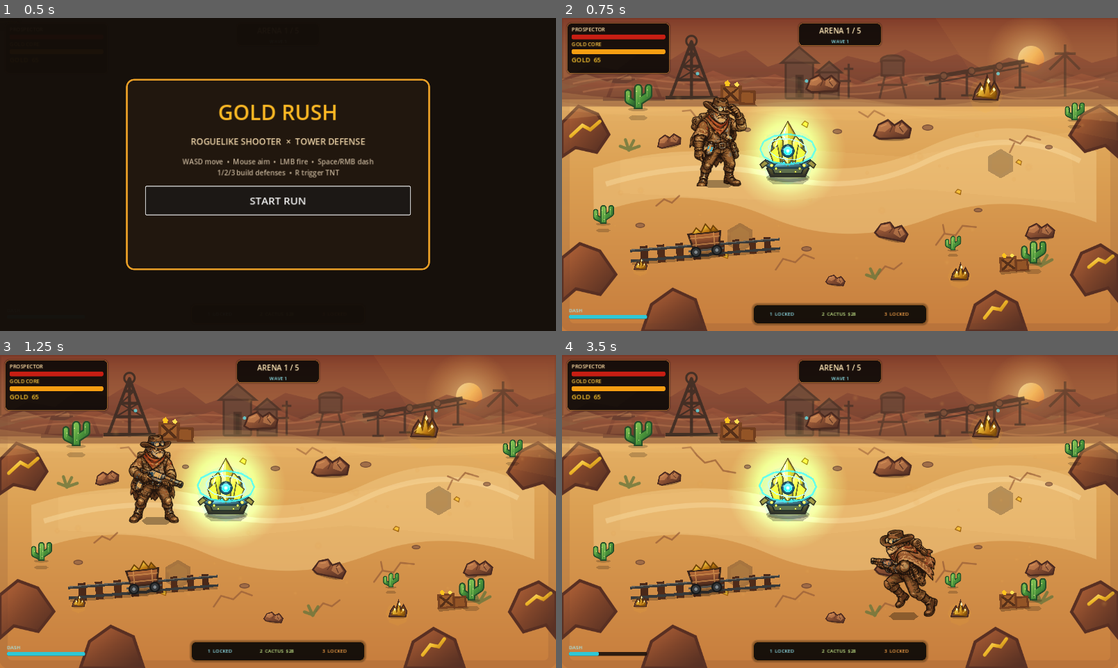
Above: before the commit, frames 1-4 (two rows, left to right).
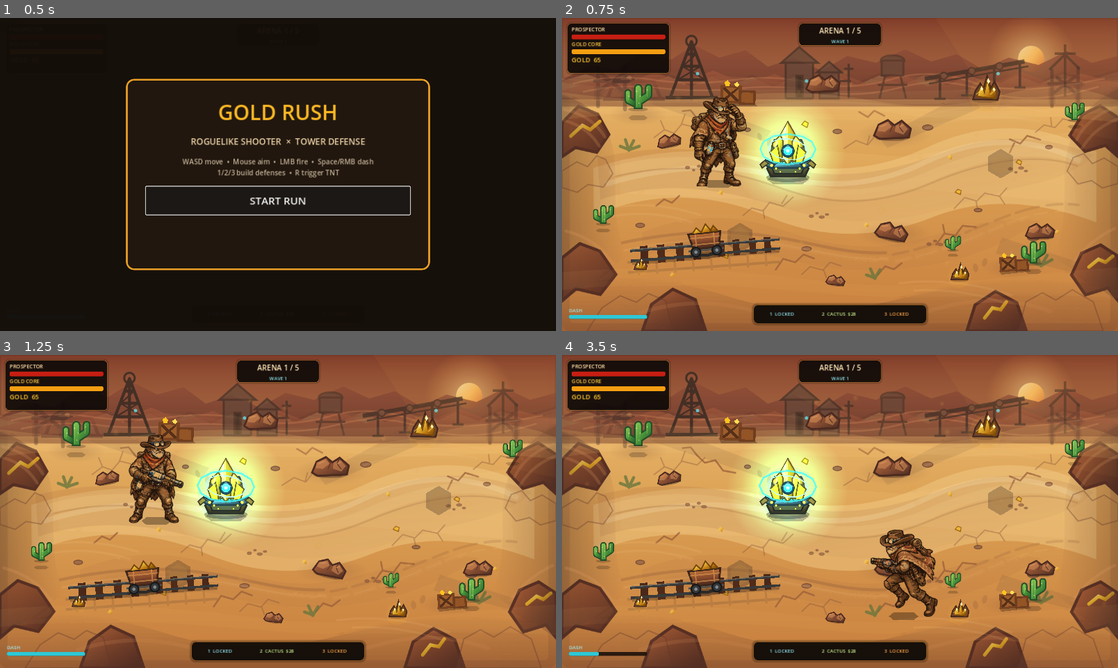
Above: after the commit, the same moments.

Repository: motomotoo1997-art/monster-quest
Game: Godot game, scene res://scenes/main/Main.tscn
Same seed, same stepped clock (60 frames per second), same inputs: the game is played once before the commit and once after it.
Inputs (mouse positions are in pixels of both pictures, inside the frame that each line leads up to):
- Up to frame 1 (0.5 s): no input
- Up to frame 2 (0.75 s): click "START RUN" at 0.5 s
- Up to frame 3 (1.25 s): no input
- Up to frame 4 (3.5 s): tap Enter at 1.25 s; move the mouse to (962, 495) at 1.27 s; hold D (move_right) 1.28-2.03 s; tap Space (dash) at 1.35, 2.3, 3.05 s; move the mouse to (728, 527) at 2.02 s; hold S (move_down) 2.03-2.78 s; tap E (ability_e) at 2.1 s; move the mouse to (895, 442) at 2.77 s; hold D (move_right) from 2.78 s (still down); tap Q (ability_q) at 2.85 s

Frame 1 is identical in both runs. In frame 2, 9.2% of the frame differs, in the area x 0-100%, y 16-100%; in frame 3, 9.2%; in frame 4, 9.3%.

Commit message:
art: rebuild Arena01 layered western environment

Diff:
--- /dev/null
+++ b/gold-rush-roguelike/assets/environment/arena01_foreground_depth_v3.svg
@@ -0,0 +1,37 @@
+<svg xmlns="http://www.w3.org/2000/svg" width="1280" height="720" viewBox="0 0 1280 720">
+<defs>
+ <linearGradient id="edgeL" x1="0" y1="0" x2="1" y2="0"><stop stop-color="#3c251f" stop-opacity=".34"/><stop offset="1" stop-color="#6f402e" stop-opacity="0"/></linearGradient>
+ <linearGradient id="edgeR" x1="1" y1="0" x2="0" y2="0"><stop stop-color="#3c251f" stop-opacity=".30"/><stop offset="1" stop-color="#6f402e" stop-opacity="0"/></linearGradient>
+ <linearGradient id="bottom" x1="0" y1="1" x2="0" y2="0"><stop stop-color="#4b2a22" stop-opacity=".32"/><stop offset="1" stop-color="#4b2a22" stop-opacity="0"/></linearGradient>
+ <linearGradient id="rockHi" x1="0" y1="0" x2="1" y2="1"><stop stop-color="#d4894f" stop-opacity=".42"/><stop offset="1" stop-color="#7c422d" stop-opacity=".06"/></linearGradient>
+</defs>
+<!-- soft canyon depth framing -->
+<path d="M0 176 C65 196 108 239 119 309 C130 385 109 465 151 548 C113 572 72 608 0 650Z" fill="url(#edgeL)"/>
+<path d="M1280 162 C1213 194 1174 244 1161 316 C1149 394 1171 470 1128 548 C1178 579 1224 613 1280 652Z" fill="url(#edgeR)"/>
+<path d="M0 621 C162 589 270 604 388 642 C502 678 638 680 761 650 C910 614 1047 586 1280 626 L1280 720 L0 720Z" fill="url(#bottom)"/>
+<!-- layered sandstone shelves at edge only -->
+<g fill="none" stroke-linecap="round">
+ <path d="M6 211C54 222 80 244 99 274M2 235C40 244 67 264 86 295M9 490C59 503 94 529 117 565" stroke="#e2a064" stroke-width="7" opacity=".20"/>
+ <path d="M1274 205C1231 221 1201 246 1185 280M1278 233C1241 247 1216 269 1197 300M1272 484C1233 503 1201 529 1176 564" stroke="#e2a064" stroke-width="7" opacity=".18"/>
+ <path d="M179 678C284 647 357 652 448 675M836 677C939 642 1036 642 1124 675" stroke="#d28a52" stroke-width="9" opacity=".18"/>
+</g>
+<!-- fractured rock faces -->
+<g fill="url(#rockHi)" stroke="#5d3428" stroke-width="3" opacity=".36">
+ <path d="M0 352l34-21 25 11 21-25 20 8 17 33-22 31-35-6-25 18L0 390z"/>
+ <path d="M1280 342l-32-20-27 13-20-23-24 9-14 31 25 30 31-8 25 17 36-10z"/>
+ <path d="M92 667l42-28 37 15 28-20 39 16 18 70H58z"/>
+ <path d="M1050 720l18-67 38-21 31 17 38-24 48 28 23 67z"/>
+</g>
+<!-- mining timber silhouettes at far edge -->
+<g stroke="#3f2c25" stroke-linecap="round" opacity=".34">
+ <path d="M83 203v-88M145 210v-97M76 145h76M87 166l52-36M137 166l-45-37" stroke-width="9"/>
+ <path d="M1128 203v-82M1188 210v-96M1121 151h75M1134 171l47-36M1180 171l-40-34" stroke-width="8"/>
+</g>
+<!-- long directional cast shadows from western structures -->
+<g fill="#4b3027" opacity=".11">
+ <path d="M230 164l252 96-18 23-259-85z"/><path d="M935 170l-204 107 18 22 214-92z"/><path d="M1013 505l171 55-10 25-176-43z"/>
+</g>
+<!-- fine warm atmospheric veil along horizon and floor -->
+<path d="M0 148 C226 178 403 158 635 167 C850 174 1048 160 1280 143 L1280 205 C1041 187 842 204 633 196 C412 188 224 207 0 183Z" fill="#f5c77d" opacity=".07"/>
+<path d="M0 585 C211 566 397 580 603 606 C829 634 1021 589 1280 574 L1280 645 C1050 625 861 656 627 635 C392 614 210 602 0 626Z" fill="#f3b765" opacity=".055"/>
+</svg>
--- /dev/null
+++ b/gold-rush-roguelike/assets/environment/arena01_ground_detail_v3.svg
@@ -0,0 +1,62 @@
+<svg xmlns="http://www.w3.org/2000/svg" width="1280" height="720" viewBox="0 0 1280 720">
+<defs>
+  <linearGradient id="packed" x1="0" y1="0" x2="1" y2="1"><stop stop-color="#b8733f" stop-opacity=".22"/><stop offset=".55" stop-color="#7a432a" stop-opacity=".10"/><stop offset="1" stop-color="#f0c77d" stop-opacity=".06"/></linearGradient>
+  <linearGradient id="rut" x1="0" y1="0" x2="0" y2="1"><stop stop-color="#6d3d28" stop-opacity=".34"/><stop offset="1" stop-color="#9d5f35" stop-opacity=".05"/></linearGradient>
+  <radialGradient id="dustshadow"><stop stop-color="#75442f" stop-opacity=".24"/><stop offset="1" stop-color="#75442f" stop-opacity="0"/></radialGradient>
+  <linearGradient id="goldfleck" x1="0" y1="0" x2="1" y2="1"><stop stop-color="#fff1a0"/><stop offset=".5" stop-color="#f5bd2f"/><stop offset="1" stop-color="#a6600a"/></linearGradient>
+</defs>
+<!-- broad compacted-earth islands -->
+<path d="M82 322 C235 286 351 300 479 337 C618 378 741 360 878 309 C1000 263 1119 270 1224 315 C1191 350 1139 371 1074 385 C946 413 858 456 741 466 C598 479 513 431 393 406 C271 381 169 391 88 418Z" fill="url(#packed)"/>
+<path d="M184 493 C293 448 398 452 491 482 C589 514 681 542 796 515 C892 492 997 451 1104 467 C1034 511 973 539 902 557 C796 585 657 590 543 561 C428 532 300 520 184 548Z" fill="#875033" opacity=".075"/>
+<!-- dry wash and lighter sand shelf -->
+<path d="M120 352 C277 313 399 337 511 378 C624 420 731 414 844 365 C973 309 1087 287 1189 325" fill="none" stroke="#f6d795" stroke-width="24" opacity=".16" stroke-linecap="round"/>
+<path d="M124 364 C279 328 393 352 505 392 C625 434 731 431 850 380 C967 330 1088 307 1186 340" fill="none" stroke="#7d4a2f" stroke-width="4" opacity=".18" stroke-linecap="round"/>
+<!-- wagon ruts, paired and broken -->
+<g fill="none" stroke-linecap="round">
+ <path d="M139 517 C264 491 371 486 485 503 C585 518 646 543 745 540" stroke="#6d402c" stroke-width="7" opacity=".22"/>
+ <path d="M143 535 C269 507 373 503 486 519 C580 532 651 557 748 555" stroke="#f1c27a" stroke-width="4" opacity=".18"/>
+ <path d="M762 544 C860 526 936 490 1018 458 C1083 433 1134 424 1189 430" stroke="#74432d" stroke-width="6" opacity=".16" stroke-dasharray="36 15 54 19"/>
+ <path d="M771 559 C866 541 944 506 1025 473 C1087 447 1139 441 1190 447" stroke="#f0c27b" stroke-width="3" opacity=".15" stroke-dasharray="30 19 46 17"/>
+</g>
+<!-- buried rail / mine-cart wear near lower left -->
+<g transform="translate(150 0) rotate(-4 250 548)" opacity=".22">
+ <path d="M0 545H350" stroke="#573c2c" stroke-width="6"/>
+ <path d="M0 568H350" stroke="#573c2c" stroke-width="6"/>
+ <g stroke="#734b31" stroke-width="5"><path d="M25 538v38"/><path d="M67 538v38"/><path d="M109 538v38"/><path d="M151 538v38"/><path d="M193 538v38"/><path d="M235 538v38"/><path d="M277 538v38"/><path d="M319 538v38"/></g>
+</g>
+<!-- prop contact-shadow pools -->
+<g fill="url(#dustshadow)">
+ <ellipse cx="176" cy="221" rx="71" ry="27"/><ellipse cx="337" cy="526" rx="126" ry="34"/><ellipse cx="763" cy="269" rx="92" ry="32"/><ellipse cx="766" cy="497" rx="89" ry="31"/><ellipse cx="1040" cy="574" rx="78" ry="27"/><ellipse cx="980" cy="186" rx="70" ry="30"/>
+</g>
+<!-- fractured sandstone veins -->
+<g fill="none" stroke="#825035" stroke-width="3" opacity=".38" stroke-linecap="round" stroke-linejoin="round">
+ <path d="M212 275l24-18 22 8 18-21 35 9 18-17M236 257l-9-21M275 244l8-22"/>
+ <path d="M417 454l20-17 26 7 15-20 31 9 23-21M463 441l3 20M506 427l12-19"/>
+ <path d="M649 300l28-18 27 10 19-24 29 8 23-18M702 292l6-21"/>
+ <path d="M903 438l24-25 28 8 18-18 34 7 17-19M953 421l4 19M1008 411l11 17"/>
+ <path d="M1090 263l20-17 25 6 18-20 31 7M1127 247l-2-18"/>
+ <path d="M552 590l19-18 30 8 16-18 25 8M602 579l7 19"/>
+</g>
+<!-- wind-carved contour strokes -->
+<g fill="none" stroke="#f1c27c" stroke-width="5" opacity=".15" stroke-linecap="round">
+ <path d="M74 444c95-22 165-15 244 9"/><path d="M91 461c78-18 142-11 207 8"/>
+ <path d="M807 236c105-39 202-43 315-18"/><path d="M837 254c89-31 175-33 261-16"/>
+ <path d="M776 610c89-10 181 1 259 28"/><path d="M812 627c73-4 139 6 202 27"/>
+</g>
+<!-- small gravel clusters -->
+<g fill="#8d593b" stroke="#70422f" stroke-width="1.5" opacity=".65">
+ <ellipse cx="289" cy="344" rx="5" ry="3"/><ellipse cx="303" cy="350" rx="3" ry="2"/><ellipse cx="315" cy="341" rx="4" ry="2.5"/><ellipse cx="327" cy="349" rx="6" ry="3"/>
+ <ellipse cx="574" cy="456" rx="5" ry="3"/><ellipse cx="587" cy="449" rx="3" ry="2"/><ellipse cx="598" cy="458" rx="6" ry="3"/><ellipse cx="610" cy="452" rx="4" ry="2"/>
+ <ellipse cx="845" cy="520" rx="5" ry="3"/><ellipse cx="859" cy="513" rx="4" ry="2"/><ellipse cx="871" cy="521" rx="6" ry="3"/><ellipse cx="882" cy="516" rx="3" ry="2"/>
+ <ellipse cx="1032" cy="347" rx="5" ry="3"/><ellipse cx="1045" cy="355" rx="3" ry="2"/><ellipse cx="1057" cy="345" rx="6" ry="3"/><ellipse cx="1068" cy="352" rx="4" ry="2"/>
+</g>
+<!-- boot / creature track hints -->
+<g fill="#7a4932" opacity=".20">
+ <ellipse cx="455" cy="273" rx="5" ry="9" transform="rotate(-18 455 273)"/><ellipse cx="477" cy="286" rx="5" ry="9" transform="rotate(12 477 286)"/><ellipse cx="501" cy="299" rx="5" ry="9" transform="rotate(-15 501 299)"/>
+ <ellipse cx="930" cy="591" rx="6" ry="10" transform="rotate(22 930 591)"/><ellipse cx="952" cy="575" rx="6" ry="10" transform="rotate(-8 952 575)"/><ellipse cx="973" cy="562" rx="6" ry="10" transform="rotate(17 973 562)"/>
+</g>
+<!-- sparse ore flecks -->
+<g fill="url(#goldfleck)" opacity=".72">
+ <path d="M359 403l5-8 7 4-2 8z"/><path d="M695 478l4-7 7 2-1 8z"/><path d="M887 321l5-7 7 4-3 8z"/><path d="M1135 493l4-6 6 3-2 7z"/><path d="M248 593l5-8 6 4-2 7z"/>
+</g>
+</svg>
--- a/gold-rush-roguelike/scenes/arenas/Arena01.tscn
+++ b/gold-rush-roguelike/scenes/arenas/Arena01.tscn
@@ -9,6 +9,8 @@
 [ext_resource type="PackedScene" path="res://scenes/environment/CrateStackProp.tscn" id="7_crates"]
 [ext_resource type="Texture2D" path="res://assets/vfx/dust_mote.svg" id="8_dust"]
 [ext_resource type="Texture2D" path="res://assets/environment/arena01_canyon_depth.svg" id="9_depth"]
+[ext_resource type="Texture2D" path="res://assets/environment/arena01_ground_detail_v3.svg" id="10_ground_detail"]
+[ext_resource type="Texture2D" path="res://assets/environment/arena01_foreground_depth_v3.svg" id="11_foreground"]
 
 [sub_resource type="RectangleShape2D" id="BuildShape"]
 size = Vector2(1120,560)
@@ -40,6 +42,11 @@
 polygon = PackedVector2Array(134,326,504,299,785,319,1169,263,1182,425,800,392,516,421,135,403)
 color = Color(1,0.86,0.58,0.10)
 
+[node name="GroundDetail" type="Sprite2D" parent="."]
+z_index = -19
+position = Vector2(640,360)
+texture = ExtResource("10_ground_detail")
+
 [node name="AmbientDust" type="CPUParticles2D" parent="."]
 z_index = -4
 position = Vector2(640,360)
@@ -57,6 +64,11 @@
 scale_amount_min = 0.45
 scale_amount_max = 1.25
 color = Color(1,0.90,0.70,0.34)
+
+[node name="ForegroundDepth" type="Sprite2D" parent="."]
+z_index = -3
+position = Vector2(640,360)
+texture = ExtResource("11_foreground")
 
 [node name="BuildPadA" type="Polygon2D" parent="."]
 z_index = -6
Not shown: 1 places in gold-rush-roguelike/scenes/arenas/Arena01.tscn that only renumber resources
